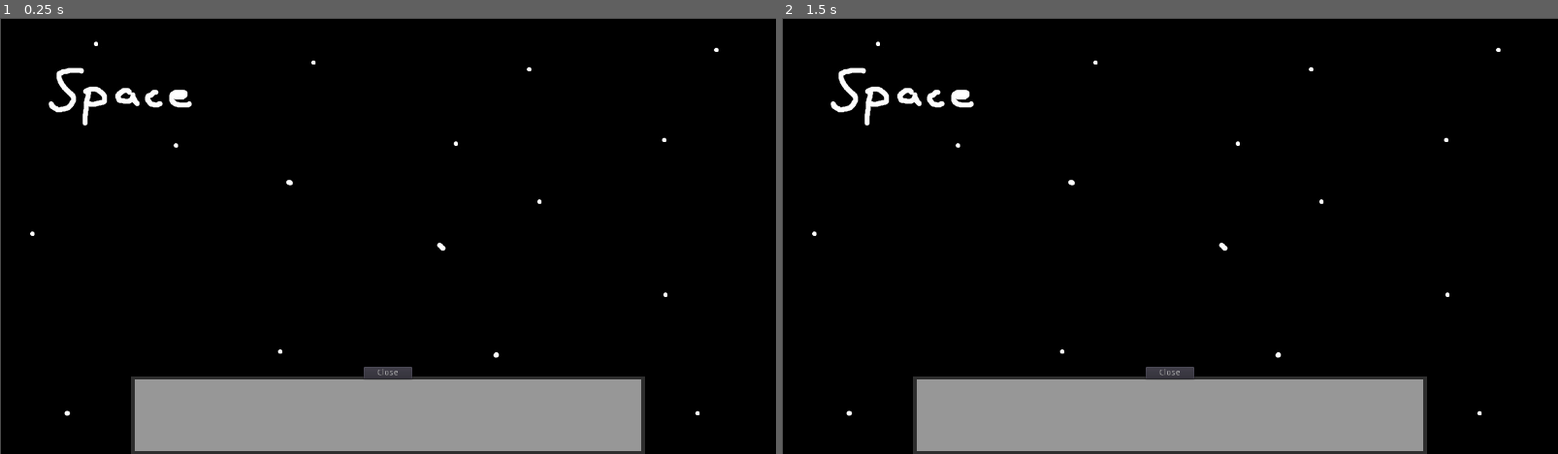
Above: before the commit, frames 1-2 (left to right).
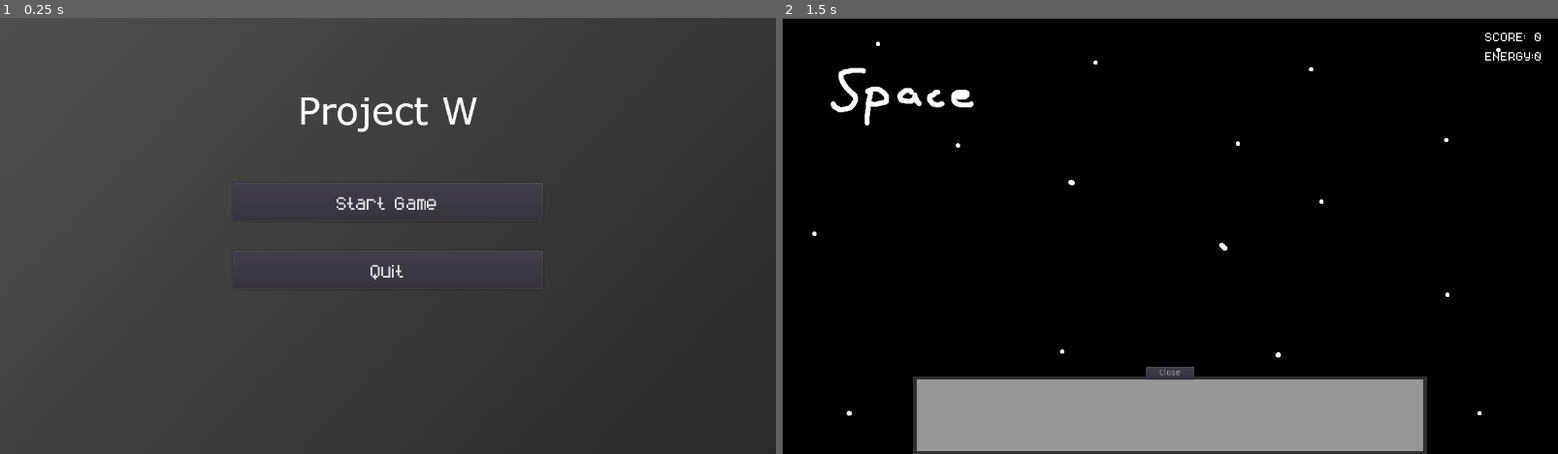
Above: after the commit, the same moments.

Repository: ynneB98/ProjectW
Game: Godot game, scene res://Main_Menu.tscn
Two runs of this game, one before a commit and one after it. Both use one fixed random seed, a clock stepped at 60 frames per second and the inputs below. Before the commit the project starts from res://mainScene.tscn.
Inputs (mouse positions are in pixels of both pictures, inside the frame that each line leads up to):
- Up to frame 1 (0.25 s): no input
- Up to frame 2 (1.5 s): click (1170, 201) at 0.5 s, where only the run after the commit has a clickable "Start Game"; tap Enter at 1.25 s; move the mouse to (1340, 214) at 1.27 s

The runs differ from the first frame. In frame 1, 98% of the frame differs, in the area x 0-100%, y 0-100%; in frame 2, 0.2%.

Commit message:
Ingame-Ressourcen Overlay, Dateistruktur: Ressources Ordner, Menü

Diff:
--- a/GUI/Inventory_Sprite.tscn
+++ b/GUI/Inventory_Sprite.tscn
@@ -1,6 +1,6 @@
 [gd_scene load_steps=2 format=2]
 
-[ext_resource path="res://images/inventory.png" type="Texture" id=1]
+[ext_resource path="res://Ressources/images/inventory.png" type="Texture" id=1]
 
 [node name="Inventory" type="Node2D"]
 
--- /dev/null
+++ b/Main_Menu.tscn
@@ -0,0 +1,45 @@
+[gd_scene load_steps=6 format=2]
+
+[ext_resource path="res://Ressources/images/menuBackground.png" type="Texture" id=1]
+[ext_resource path="res://Ressources/font/Savior1.ttf" type="DynamicFontData" id=2]
+[ext_resource path="res://Menu_Selection.gd" type="Script" id=3]
+[ext_resource path="res://Ressources/sounds/testsong.mp3" type="AudioStream" id=4]
+
+[sub_resource type="DynamicFont" id=1]
+size = 48
+font_data = ExtResource( 2 )
+
+[node name="Main_Menu" type="Node2D"]
+
+[node name="MenuBackground" type="Sprite" parent="."]
+position = Vector2( 640, 360 )
+texture = ExtResource( 1 )
+
+[node name="Menu_Selection" type="Control" parent="."]
+margin_right = 40.0
+margin_bottom = 40.0
+script = ExtResource( 3 )
+
+[node name="StartGameButton" type="Button" parent="Menu_Selection"]
+margin_left = 384.0
+margin_top = 272.0
+margin_right = 896.0
+margin_bottom = 336.0
+custom_fonts/font = SubResource( 1 )
+text = "Start Game"
+
+[node name="QuitGameButton" type="Button" parent="Menu_Selection"]
+margin_left = 384.0
+margin_top = 384.0
+margin_right = 896.0
+margin_bottom = 448.0
+custom_fonts/font = SubResource( 1 )
+text = "Quit"
+
+[node name="AudioStreamPlayer" type="AudioStreamPlayer" parent="."]
+stream = ExtResource( 4 )
+volume_db = -12.0
+autoplay = true
+
+[connection signal="pressed" from="Menu_Selection/StartGameButton" to="Menu_Selection" method="_on_StartGameButton_pressed"]
+[connection signal="pressed" from="Menu_Selection/QuitGameButton" to="Menu_Selection" method="_on_QuitGameButton_pressed"]
--- /dev/null
+++ b/Menu_Selection.gd
@@ -0,0 +1,9 @@
+extends Control
+
+
+func _on_StartGameButton_pressed():
+	get_tree().change_scene("res://mainScene.tscn")
+
+
+func _on_QuitGameButton_pressed():
+	get_tree().quit()
--- a/mainScene.tscn
+++ b/mainScene.tscn
@@ -1,9 +1,14 @@
-[gd_scene load_steps=4 format=2]
+[gd_scene load_steps=6 format=2]
 
-[ext_resource path="res://images/space.jpg" type="Texture" id=1]
+[ext_resource path="res://Ressources/images/space.jpg" type="Texture" id=1]
 [ext_resource path="res://GUI/Inventory.tscn" type="PackedScene" id=2]
+[ext_resource path="res://Ressources/font/Savior1.ttf" type="DynamicFontData" id=3]
 
 [sub_resource type="GDScript" id=1]
+
+[sub_resource type="DynamicFont" id=2]
+size = 32
+font_data = ExtResource( 3 )
 
 [node name="Main Scene" type="Node2D"]
 script = SubResource( 1 )
@@ -18,3 +23,45 @@
 margin_top = 656.0
 margin_right = 640.0
 margin_bottom = 656.0
+
+[node name="RessourceOverlay" type="Node2D" parent="."]
+
+[node name="ScoreLabel" type="Label" parent="RessourceOverlay"]
+margin_left = 1160.0
+margin_top = 16.0
+margin_right = 1224.0
+margin_bottom = 42.0
+custom_fonts/font = SubResource( 2 )
+text = "Score:"
+align = 1
+valign = 1
+uppercase = true
+
+[node name="ScoreCount" type="Label" parent="RessourceOverlay/ScoreLabel"]
+margin_left = 72.0
+margin_right = 104.0
+margin_bottom = 26.0
+custom_fonts/font = SubResource( 2 )
+text = "0"
+align = 1
+valign = 1
+
+[node name="EnergyLabel" type="Label" parent="RessourceOverlay"]
+margin_left = 1160.0
+margin_top = 48.0
+margin_right = 1236.0
+margin_bottom = 74.0
+custom_fonts/font = SubResource( 2 )
+text = "Energy:"
+align = 1
+valign = 1
+uppercase = true
+
+[node name="EnergyCount" type="Label" parent="RessourceOverlay/EnergyLabel"]
+margin_left = 72.0
+margin_right = 104.0
+margin_bottom = 26.0
+custom_fonts/font = SubResource( 2 )
+text = "0"
+align = 1
+valign = 1
--- a/project.godot
+++ b/project.godot
@@ -11,7 +11,7 @@
 [application]
 
 config/name="ProjectW"
-run/main_scene="res://mainScene.tscn"
+run/main_scene="res://Main_Menu.tscn"
 config/icon="res://icon.png"
 
 [display]
Binary file added: Ressources/font/Savior1.ttf
Renamed: images/inventory.png -> Ressources/images/inventory.png
Not shown, changed: Ressources/images/inventory.png.import
Binary file added: Ressources/images/menuBackground.png
Not shown, added: Ressources/images/menuBackground.png.import
Renamed: images/space.jpg -> Ressources/images/space.jpg
Not shown, changed: Ressources/images/space.jpg.import
Not shown, added: Ressources/sounds/testsong.mp3.import
Not shown, added: Ressources/source.txt
Not shown, added: Ressources/sounds/testsong.mp3
